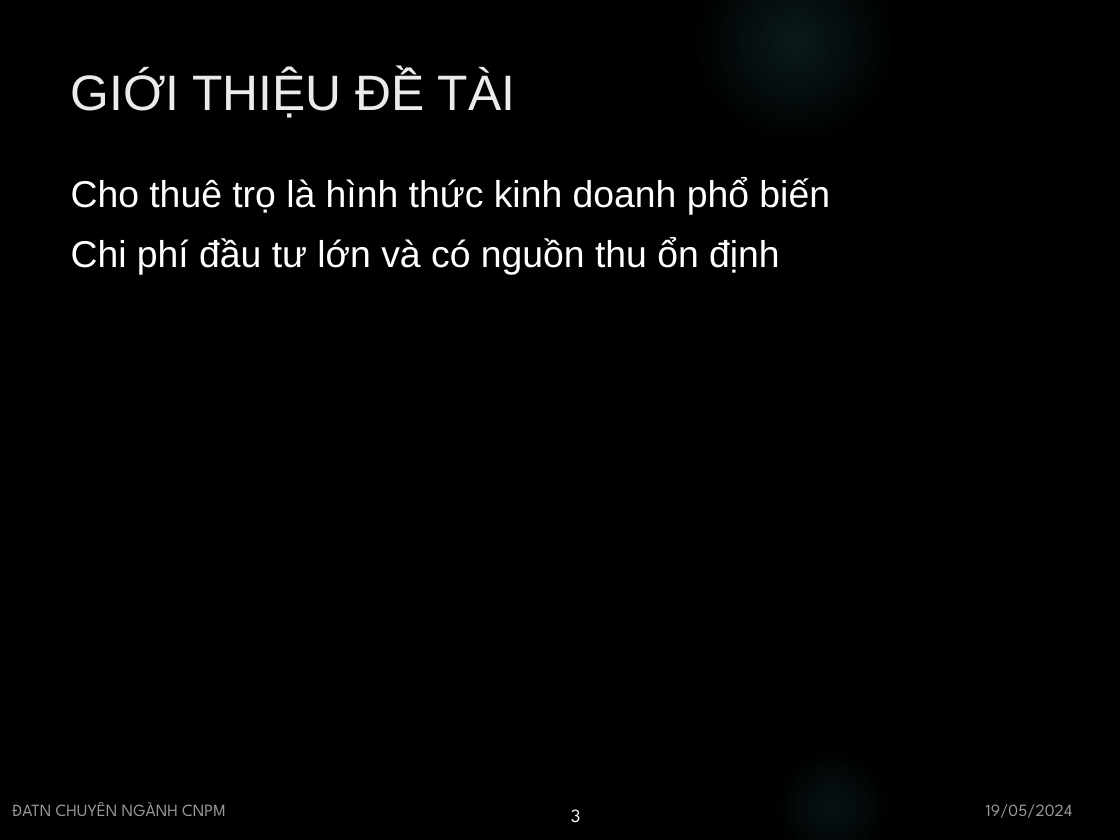
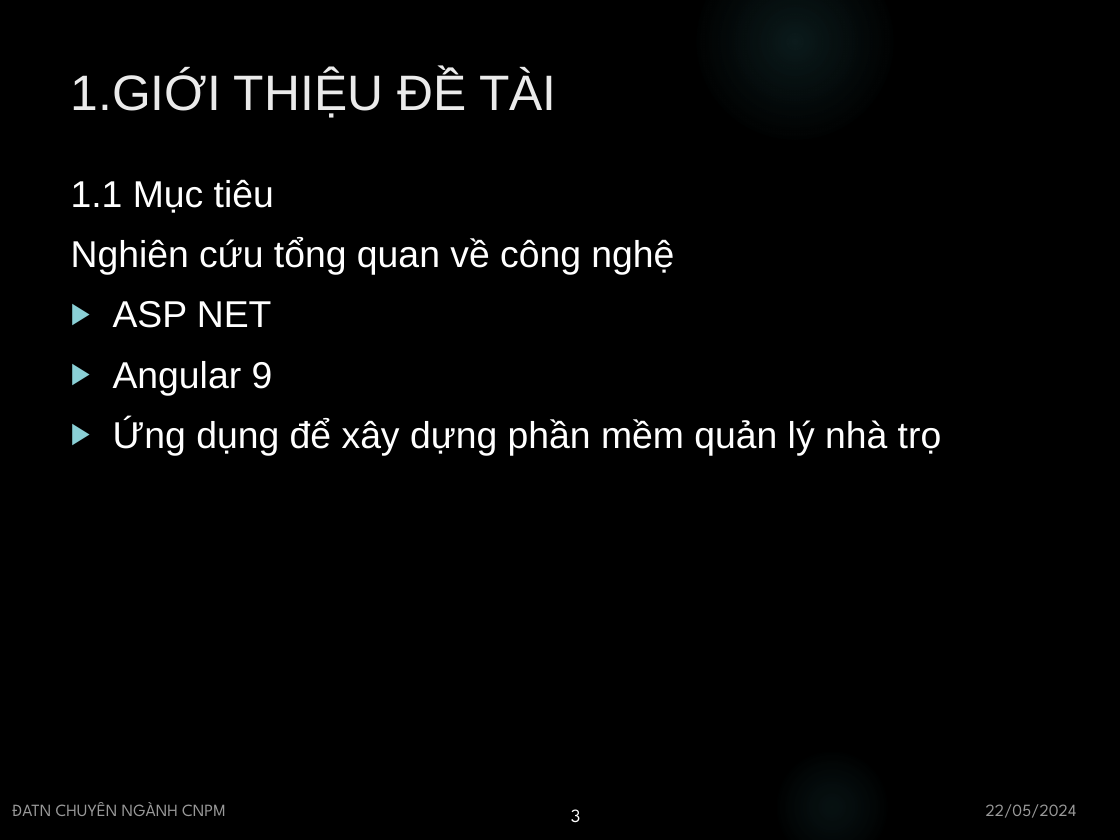
Before and after one commit to ptnhan109/motel-management, a slide deck: slide 3 of docs/1521050085 Phạm Trọng Nhân - Slide ĐATN.pptx. Drawn at 1120x840 pixels with LibreOffice and Linux fonts; fonts in the diff are those of the drawing; background and template pictures are left out. Boxes give left, top, right and bottom in pixels: in the first picture for what was removed or moved away, otherwise in the second. Text is boxed around its words. In the diff, an @@ line names an element or a change of style, - is before the commit and + after.

```diff
--- a/docs/1521050085 Phạm Trọng Nhân - Slide ĐATN.pptx
+++ b/docs/1521050085 Phạm Trọng Nhân - Slide ĐATN.pptx
@@ title at bbox=[71, 71, 556, 118]: text changed @@
-GIỚI THIỆU ĐỀ TÀI
+1.GIỚI THIỆU ĐỀ TÀI
@@ text at bbox=[71, 179, 942, 456]: text changed @@
-Cho thuê trọ là hình thức kinh doanh phổ biến
-Chi phí đầu tư lớn và có nguồn thu ổn định
+1.1 Mục tiêu
+Nghiên cứu tổng quan về công nghệ
+▶ ASP NET
+▶ Angular 9
+▶ Ứng dụng để xây dựng phần mềm quản lý nhà trọ
@@ text at bbox=[986, 804, 1077, 818]: text changed @@
-19/05/2024
+22/05/2024
```
Also in this commit, not shown: 9 other slides changed, 1 slide added, 1 slide removed, 48 other files.
